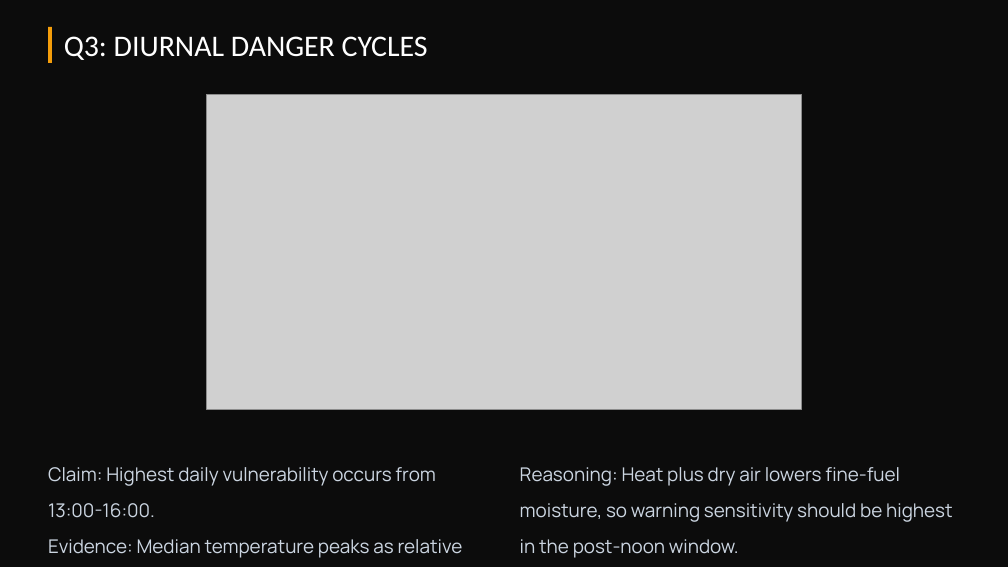
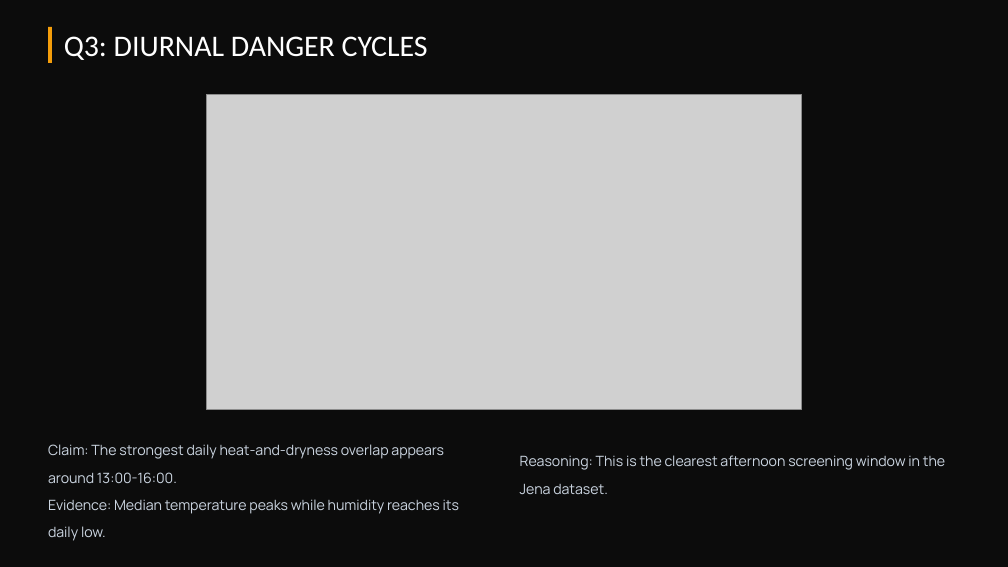
Before and after one commit to rathin379/Fire-Weather-Monitoring, a slide deck: slide 9 of fire_weather/docs/presentation/Fire Weather Monitoring Project.pptx. Drawn at 1008x567 pixels with LibreOffice and Linux fonts; fonts in the diff are those of the drawing; grey boxes stand for pictures; background and template pictures are left out. Boxes give left, top, right and bottom in pixels: in the first picture for what was removed or moved away, otherwise in the second. Text is boxed around its words. In the diff, an @@ line names an element or a change of style, - is before the commit and + after.

```diff
--- a/fire_weather/docs/presentation/Fire Weather Monitoring Project.pptx
+++ b/fire_weather/docs/presentation/Fire Weather Monitoring Project.pptx
@@ text at [48,444,459,514]: text changed; size 18 to 13.5 pt @@
-Claim: Highest daily vulnerability occurs from 13:00-16:00.
-Evidence: Median temperature peaks as relative humidity reaches its daily low.
+Claim: The strongest daily heat-and-dryness overlap appears around 13:00-16:00.
+Evidence: Median temperature peaks while humidity reaches its daily low.
@@ text at [520,455,945,494]: text changed; size 18 to 13.5 pt @@
-Reasoning: Heat plus dry air lowers fine-fuel moisture, so warning sensitivity should be highest in the post-noon window.
+Reasoning: This is the clearest afternoon screening window in the Jena dataset.
```
Also in this commit, not shown: 2 other slides changed, 8 other files.
